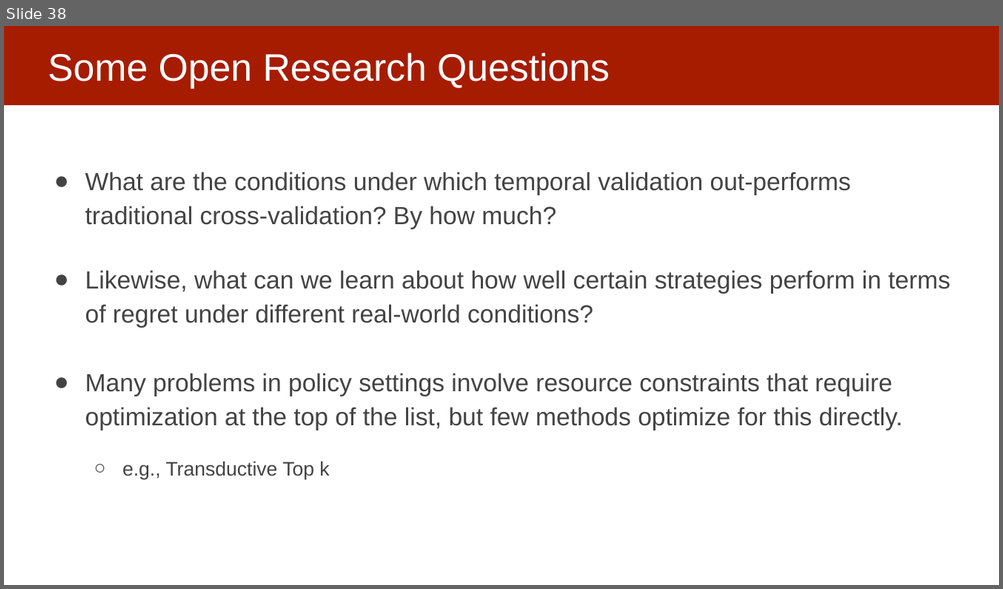
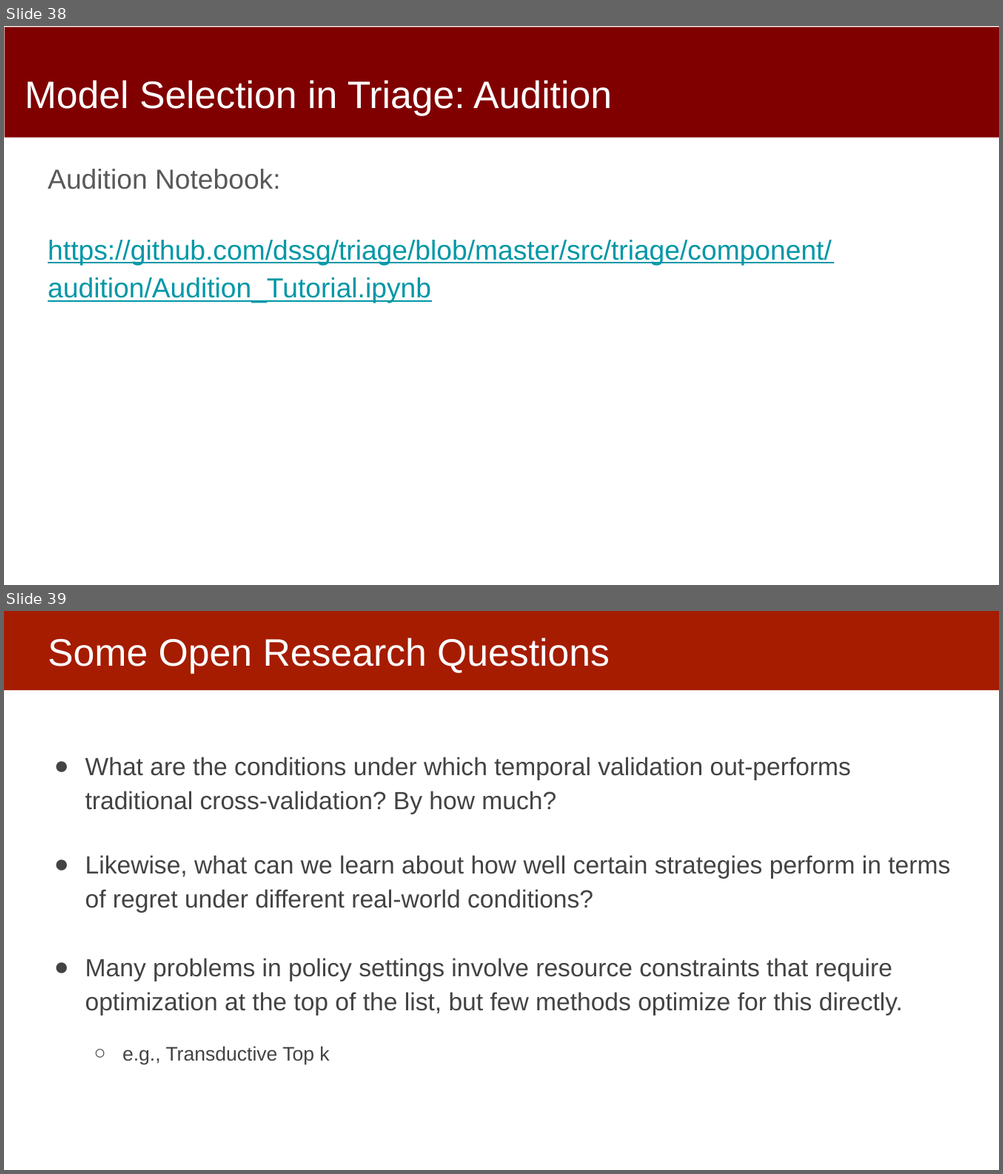
Before and after one commit to dssg/mlforpublicpolicylab, a slide deck: 09 - Performance and Evaluation Pt 3/FALL 2021 - ML in Practice and Model Selection III.pptx. Shown one above the other, each under a label of ours: slide 38 before the commit, slides 38 and 39 after it. The pictures are 1003x589 and 1003x1174 pixels, drawn with LibreOffice and Linux fonts; fonts in the diff are those of the drawing. Boxes give left, top, right and bottom in pixels: in the first picture for what was removed or moved away, otherwise in the second. Text is boxed around its words. In the diff, an @@ line names an element or a change of style, - is before the commit and + after.

Commit message:
audition notebook link

```diff
--- a/09 - Performance and Evaluation Pt 3/FALL 2021 - ML in Practice and Model Selection III.pptx
+++ b/09 - Performance and Evaluation Pt 3/FALL 2021 - ML in Practice and Model Selection III.pptx
@@ slide 38 added at box(4, 26, 999, 585), background #FFFFFF @@
@@ rectangle added at box(5, 27, 999, 137), fill #800000 @@
@@ title added at box(25, 80, 612, 116), 37 pt, text #FFFFFF @@
+Model Selection in Triage: Audition
@@ text added at box(48, 169, 831, 304), 26.7 pt, text #0097A7, underline @@
+Audition Notebook:
+https://github.com/dssg/triage/blob/master/src/triage/component/audition/Audition_Tutorial.ipynb
@@ what was slide 38 is now slide 39 @@
```
